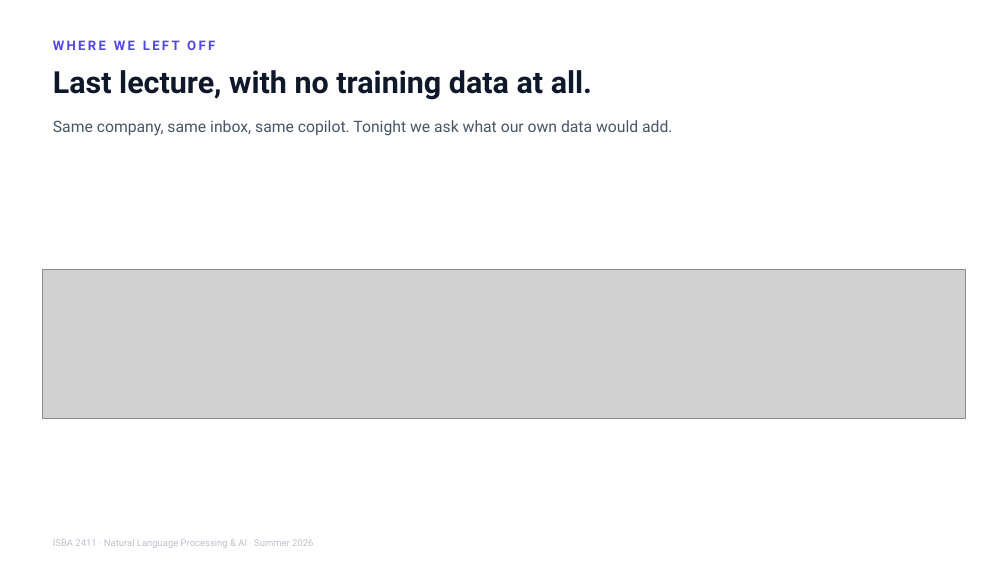
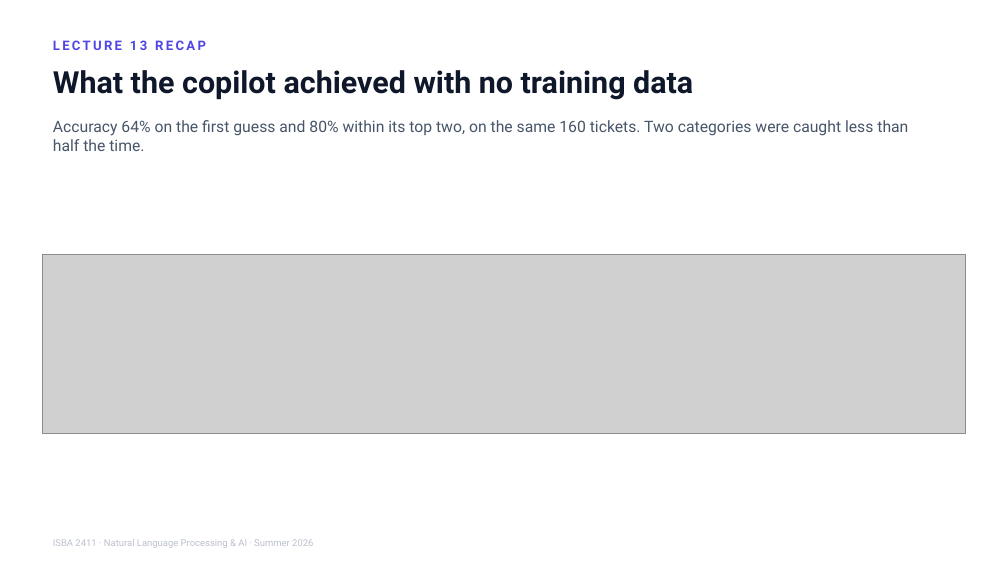
Before and after one commit to JulesMalin/isba2411-nlp, a slide deck: slide 3 of Week 7/L14_Making_It_Yours.pptx. Drawn at 1008x567 pixels with LibreOffice and Linux fonts; fonts in the diff are those of the drawing; grey boxes stand for pictures. Boxes give left, top, right and bottom in pixels: in the first picture for what was removed or moved away, otherwise in the second. Text is boxed around its words. In the diff, an @@ line names an element or a change of style, - is before the commit and + after.

```diff
--- a/Week 7/L14_Making_It_Yours.pptx
+++ b/Week 7/L14_Making_It_Yours.pptx
@@ text at <box>53,40,206,50</box>: text changed @@
-WHERE WE LEFT OFF
+LECTURE 13 RECAP
@@ text at <box>53,70,693,100</box>: text changed @@
-Last lecture, with no training data at all.
+What the copilot achieved with no training data
@@ text at <box>53,120,908,151</box>: text changed @@
-Same company, same inbox, same copilot. Tonight we ask what our own data would add.
+Accuracy 64% on the first guess and 80% within its top two, on the same 160 tickets. Two categories were caught less than half the time.
@@ picture: place and size @@
-picture at <box>43,269,966,419</box>
+picture at <box>43,255,966,434</box>
```
Also in this commit, not shown: 20 other slides changed.
